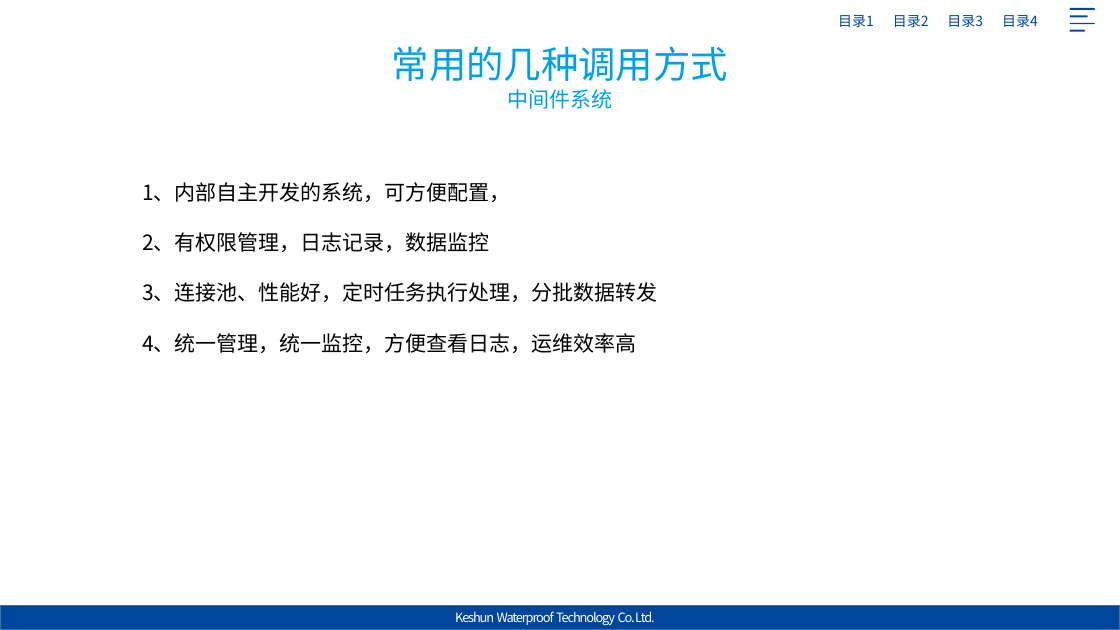
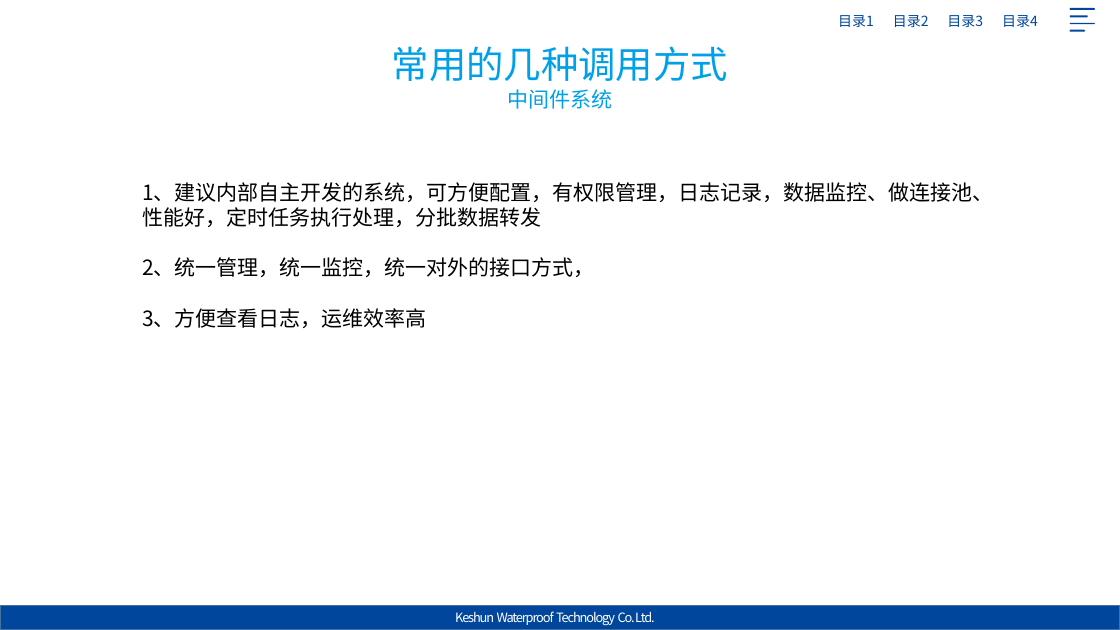
Before and after one commit to Jack-liangqihua/ABAP_CODER, a slide deck: slide 9 of 专题研究/外围系统集成/SAP与外围系统集成.pptx. Drawn at 1120x630 pixels with LibreOffice and Linux fonts; fonts in the diff are those of the drawing; background and template pictures are left out. Boxes give left, top, right and bottom in pixels: in the first picture for what was removed or moved away, otherwise in the second. Text is boxed around its words. In the diff, an @@ line names an element or a change of style, - is before the commit and + after.

```diff
--- a/专题研究/外围系统集成/SAP与外围系统集成.pptx
+++ b/专题研究/外围系统集成/SAP与外围系统集成.pptx
@@ text at (x1=142, y1=182, x2=994, y2=328): text changed @@
-1、内部自主开发的系统，可方便配置，
-2、有权限管理，日志记录，数据监控
-3、连接池、性能好，定时任务执行处理，分批数据转发
-4、统一管理，统一监控，方便查看日志，运维效率高
+1、建议内部自主开发的系统，可方便配置，有权限管理，日志记录，数据监控、做连接池、性能好，定时任务执行处理，分批数据转发
+2、统一管理，统一监控，统一对外的接口方式，
+3、方便查看日志，运维效率高
```
